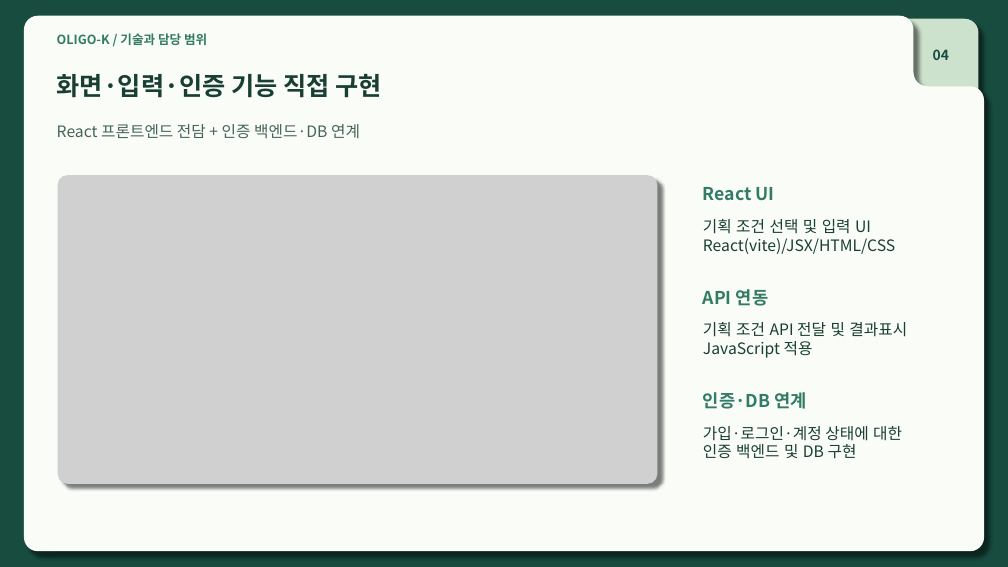
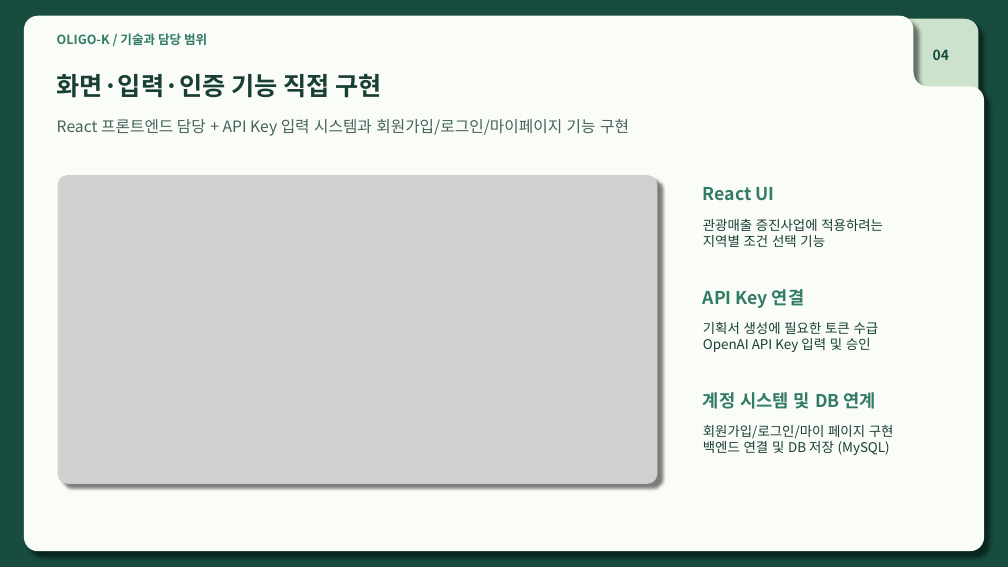
Before and after one commit to Jack-the-Ace/remind, a slide deck: slide 4 of 참고자료/취뽀/포트폴리오_변재근_v3.0.pptx. Drawn at 1008x567 pixels with LibreOffice and Linux fonts; fonts in the diff are those of the drawing; grey boxes stand for pictures. Boxes give left, top, right and bottom in pixels: in the first picture for what was removed or moved away, otherwise in the second. Text is boxed around its words. In the diff, an @@ line names an element or a change of style, - is before the commit and + after.

Commit message:
RedBox기획서 검토 후 제출하기

```diff
--- a/참고자료/취뽀/포트폴리오_변재근_v3.0.pptx
+++ b/참고자료/취뽀/포트폴리오_변재근_v3.0.pptx
@@ text at [57,119,629,136]: text changed @@
-React 프론트엔드 전담 + 인증 백엔드·DB 연계
+React 프론트엔드 담당 + API Key 입력 시스템과 회원가입/로그인/마이페이지 기능 구현
@@ text at [703,219,883,247]: text changed; size 18.8 to 16 pt @@
-기획 조건 선택 및 입력 UI
-React(vite)/JSX/HTML/CSS
+관광매출 증진사업에 적용하려는
+지역별 조건 선택 기능
@@ text at [703,289,804,308]: text changed @@
-API 연동
+API Key 연결
@@ text at [703,322,879,352]: text changed; size 18.8 to 16 pt @@
-기획 조건 API 전달 및 결과표시
-JavaScript 적용
+기획서 생성에 필요한 토큰 수급
+OpenAI API Key 입력 및 승인
@@ text at [703,392,876,409]: text changed @@
-인증·DB 연계
+계정 시스템 및 DB 연계
@@ text at [703,425,894,455]: text changed; size 18.8 to 16 pt @@
-가입·로그인·계정 상태에 대한
-인증 백엔드 및 DB 구현
+회원가입/로그인/마이 페이지 구현
+백엔드 연결 및 DB 저장 (MySQL)
```
Also in this commit, not shown: 10 other slides changed, 29 other files.
